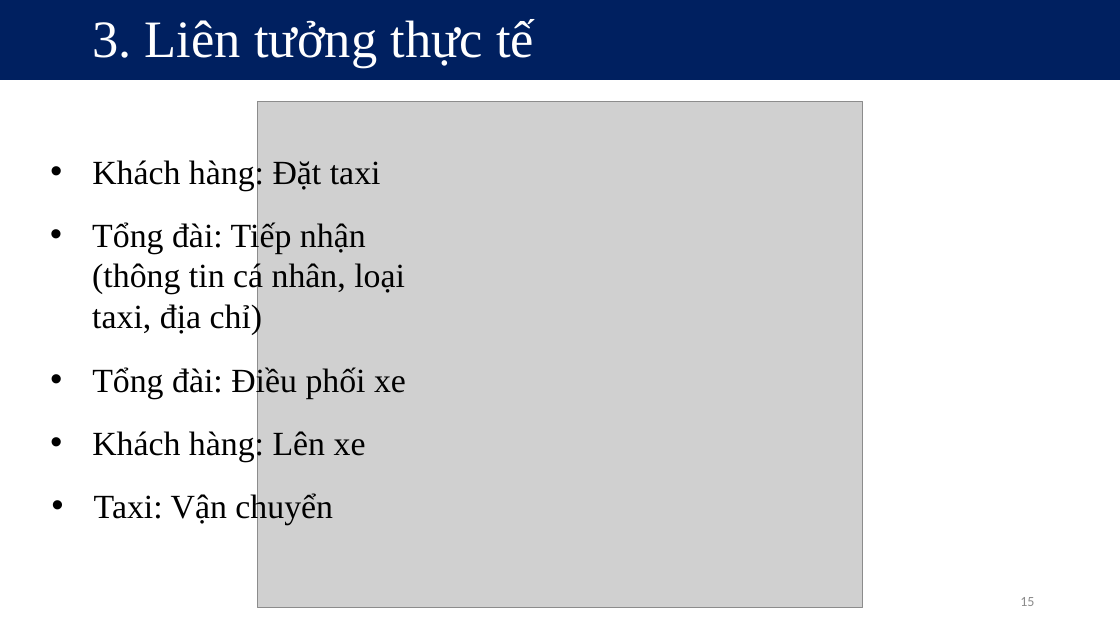
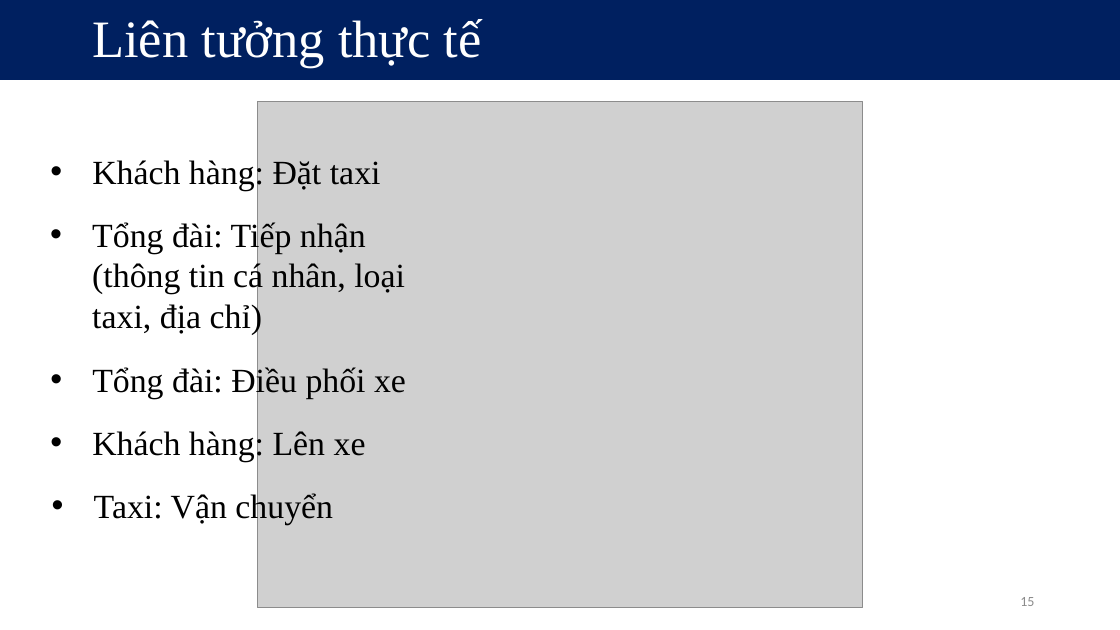
Before and after one commit to kieuconghau/lthdt-18clc1-09, a slide deck: slide 15 of Design Patterns/Design Patterns [Official]/Visitor/Visitor Design Pattern [Official].pptx. Drawn at 1120x630 pixels with LibreOffice and Linux fonts; fonts in the diff are those of the drawing; grey boxes stand for pictures. Boxes give left, top, right and bottom in pixels: in the first picture for what was removed or moved away, otherwise in the second. Text is boxed around its words. In the diff, an @@ line names an element or a change of style, - is before the commit and + after.

```diff
--- a/Design Patterns/Design Patterns [Official]/Visitor/Visitor Design Pattern [Official].pptx
+++ b/Design Patterns/Design Patterns [Official]/Visitor/Visitor Design Pattern [Official].pptx
@@ title at <box>92,19,482,67</box>: text changed @@
-3. Liên tưởng thực tế
+Liên tưởng thực tế
```
Also in this commit, not shown: 36 other slides changed, 38 other files.
